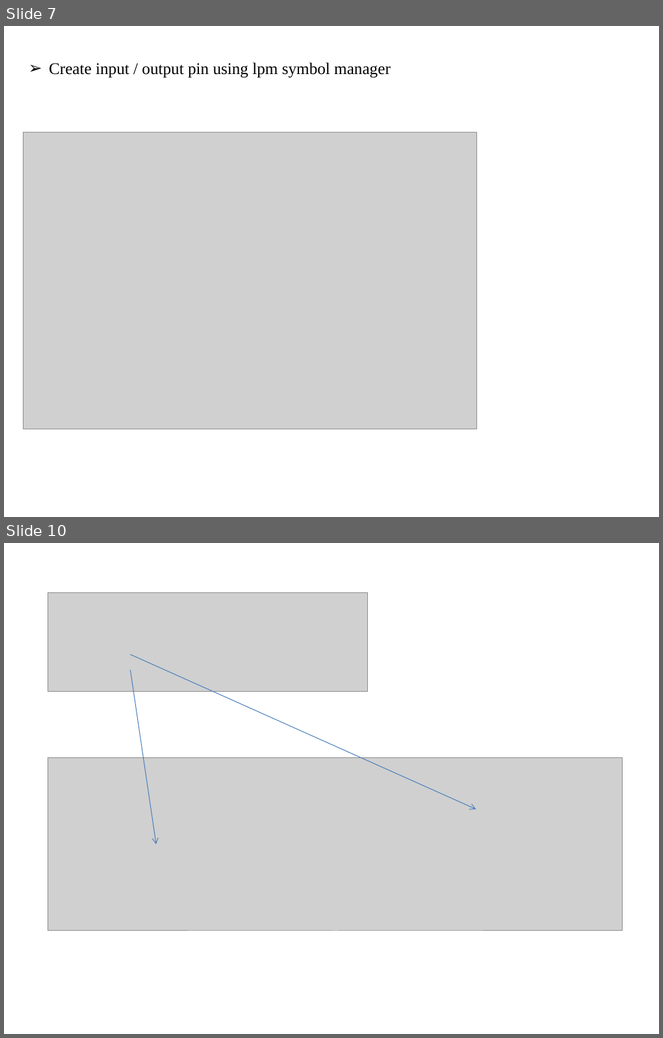
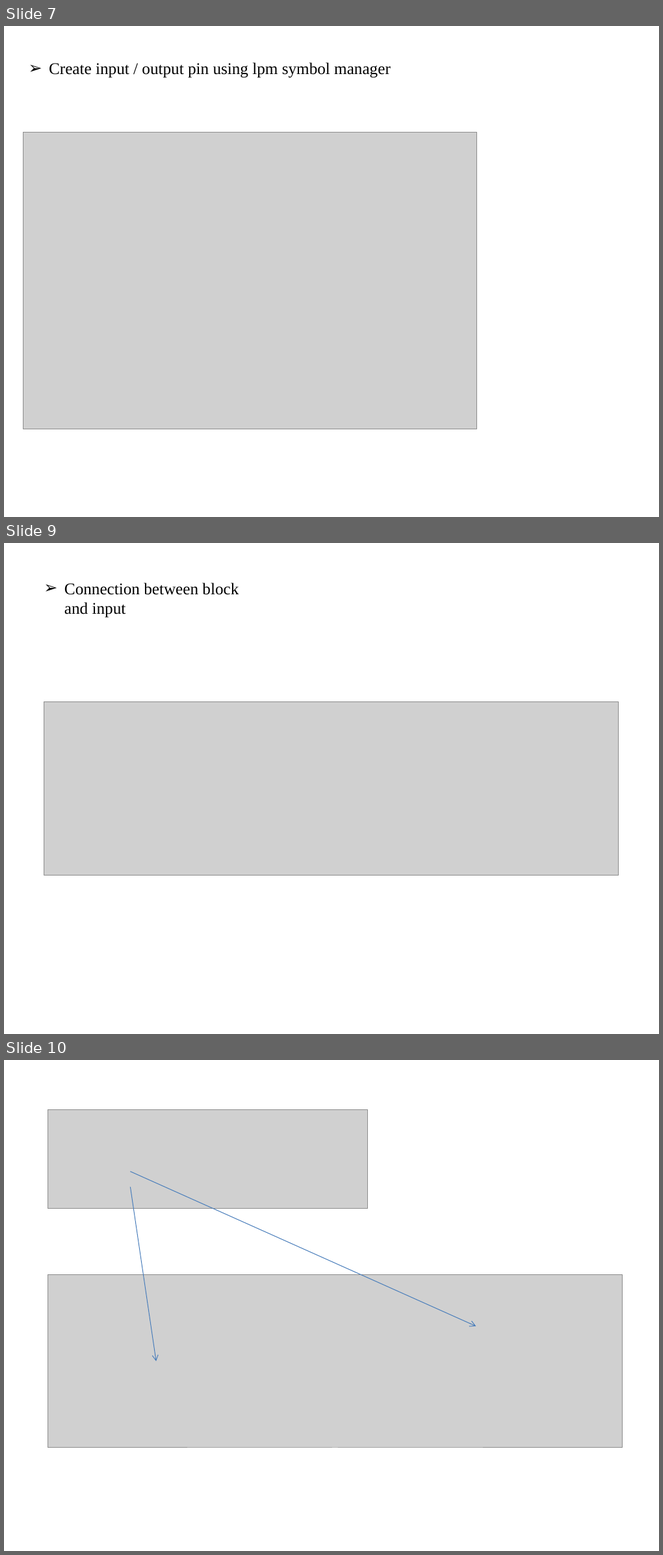
Before and after one commit to JAICHANGPARK/DE2_DOCKER_FPGA, a slide deck: presentation/20181017/FPGA LPM Component.pptx. Shown one above the other, each under a label of ours: slides 7 and 10 before the commit, slides 7, 9 and 10 after it; the slides between them are not shown. The pictures are 663x1038 and 663x1555 pixels, drawn with LibreOffice and Linux fonts; fonts in the diff are those of the drawing; grey boxes stand for pictures. Boxes give left, top, right and bottom in pixels: in the first picture for what was removed or moved away, otherwise in the second. Text is boxed around its words. In the diff, an @@ line names an element or a change of style, - is before the commit and + after.

```diff
--- a/presentation/20181017/FPGA LPM Component.pptx
+++ b/presentation/20181017/FPGA LPM Component.pptx
@@ slide 9 added at (4,543,659,1034), background #FFFFFF @@
@@ text added at (64,583,239,618), 18 pt, text #000000 @@
+➢ Connection between block and input
@@ picture added at (44,702,619,876) @@
```
Also in this commit, not shown: 5 slides changed, 9 other slides added, 6 slides removed.
